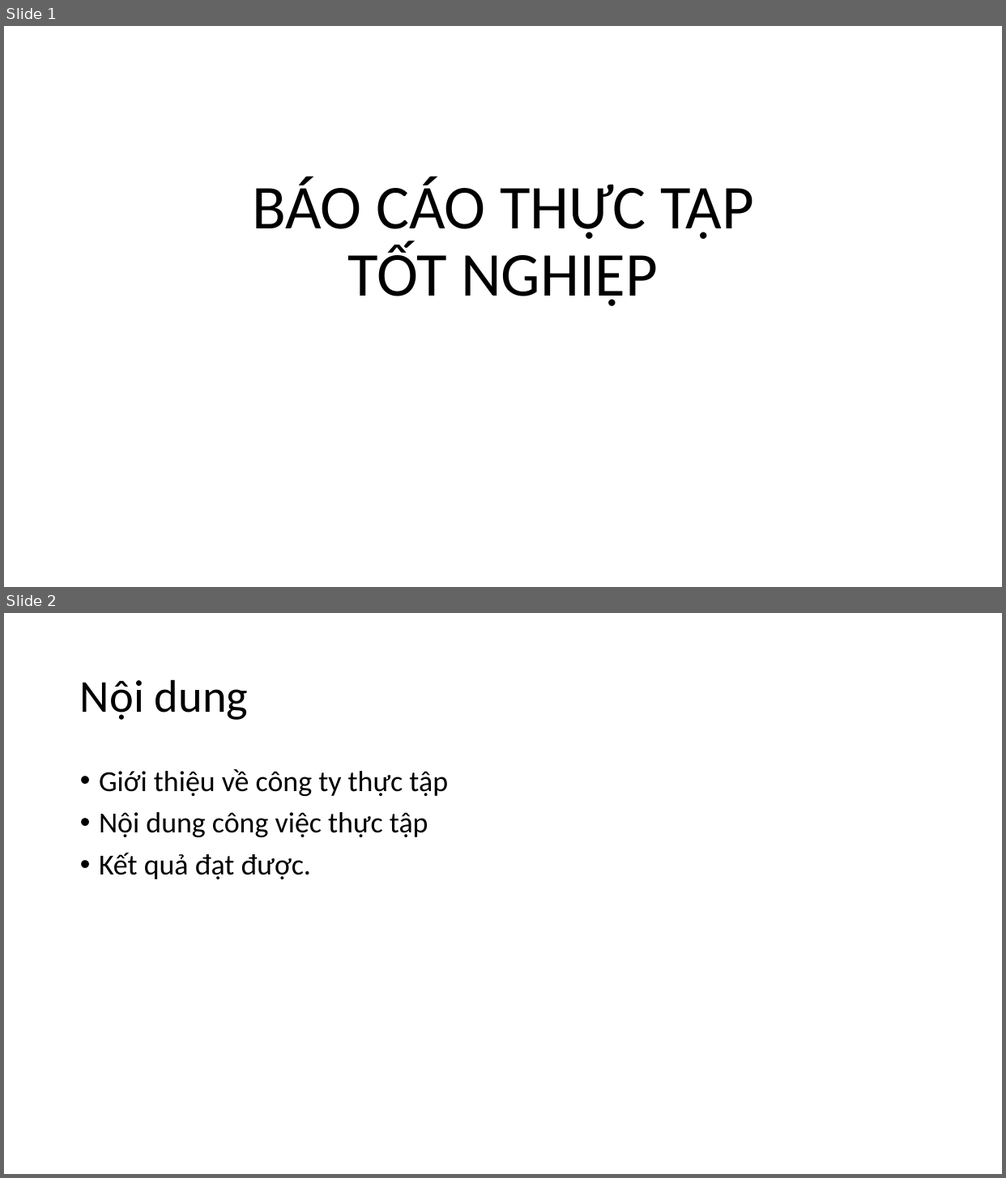
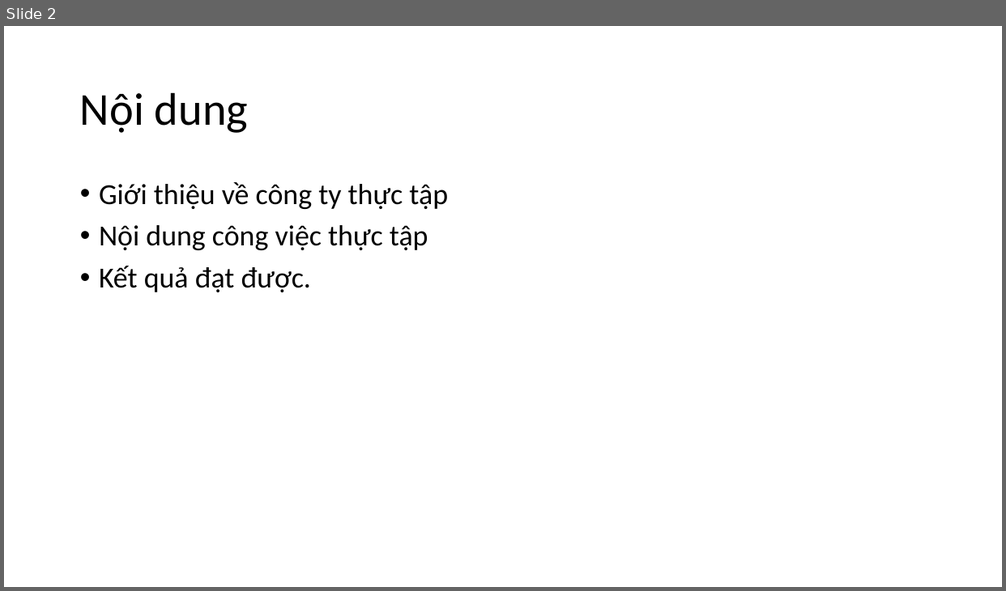
Before and after one commit to nguyenmanhphuc/DoAnA, a slide deck: BÁO CÁO THỰC TẬP.pptx. Shown one above the other, each under a label of ours: slides 1 and 2 before the commit, slide 2 after it. The pictures are 1006x1178 and 1006x591 pixels, drawn with LibreOffice and Linux fonts; fonts in the diff are those of the drawing. Boxes give left, top, right and bottom in pixels: in the first picture for what was removed or moved away, otherwise in the second. Text is boxed around its words. In the diff, an @@ line names an element or a change of style, - is before the commit and + after.

```diff
--- a/BÁO CÁO THỰC TẬP.pptx
+++ b/BÁO CÁO THỰC TẬP.pptx
@@ slide 1 removed at (4, 26, 1002, 587), background #FFFFFF @@
@@ title removed at (252, 177, 754, 306) @@
-BÁO CÁO THỰC TẬP
-TỐT NGHIỆP
```
Also in this commit, not shown: 3 slides changed, 2 slides added.
